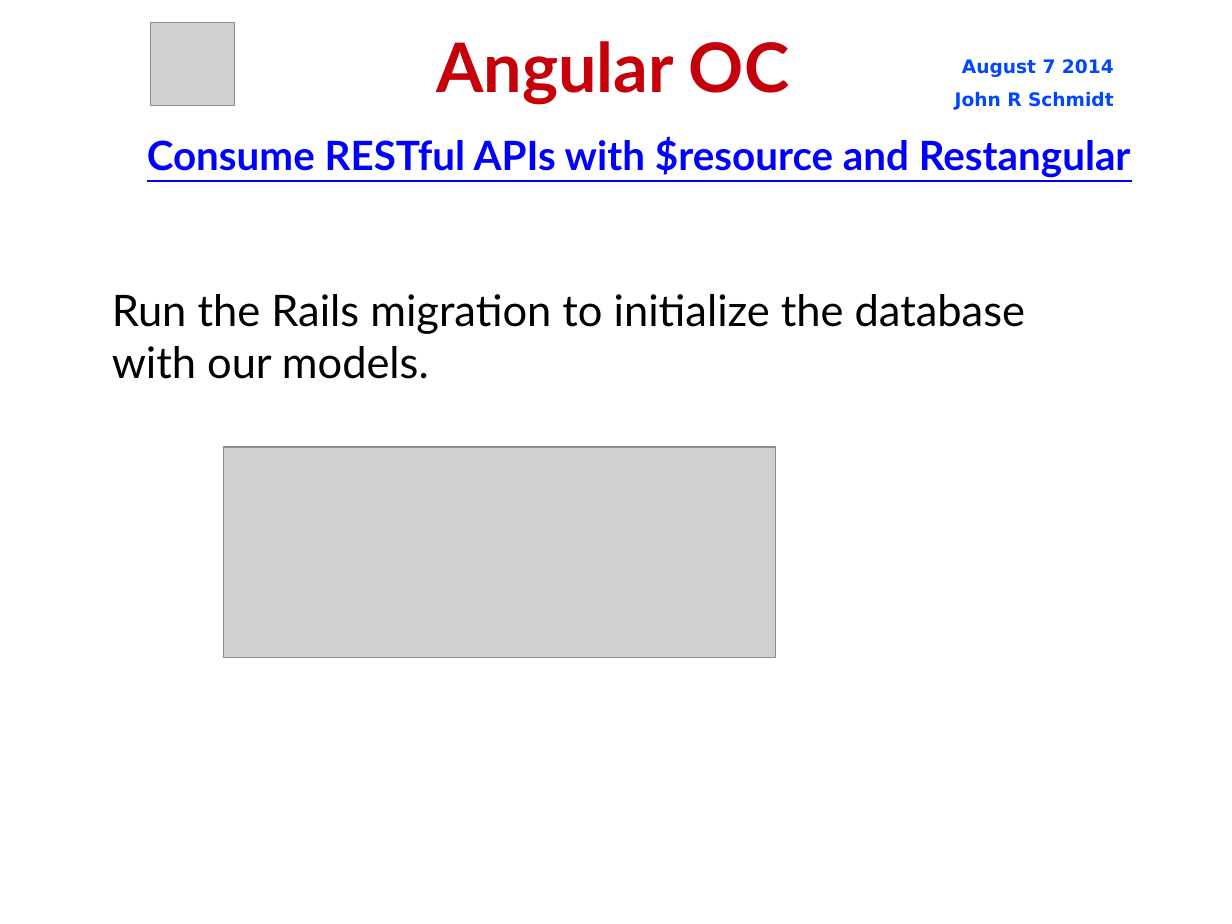
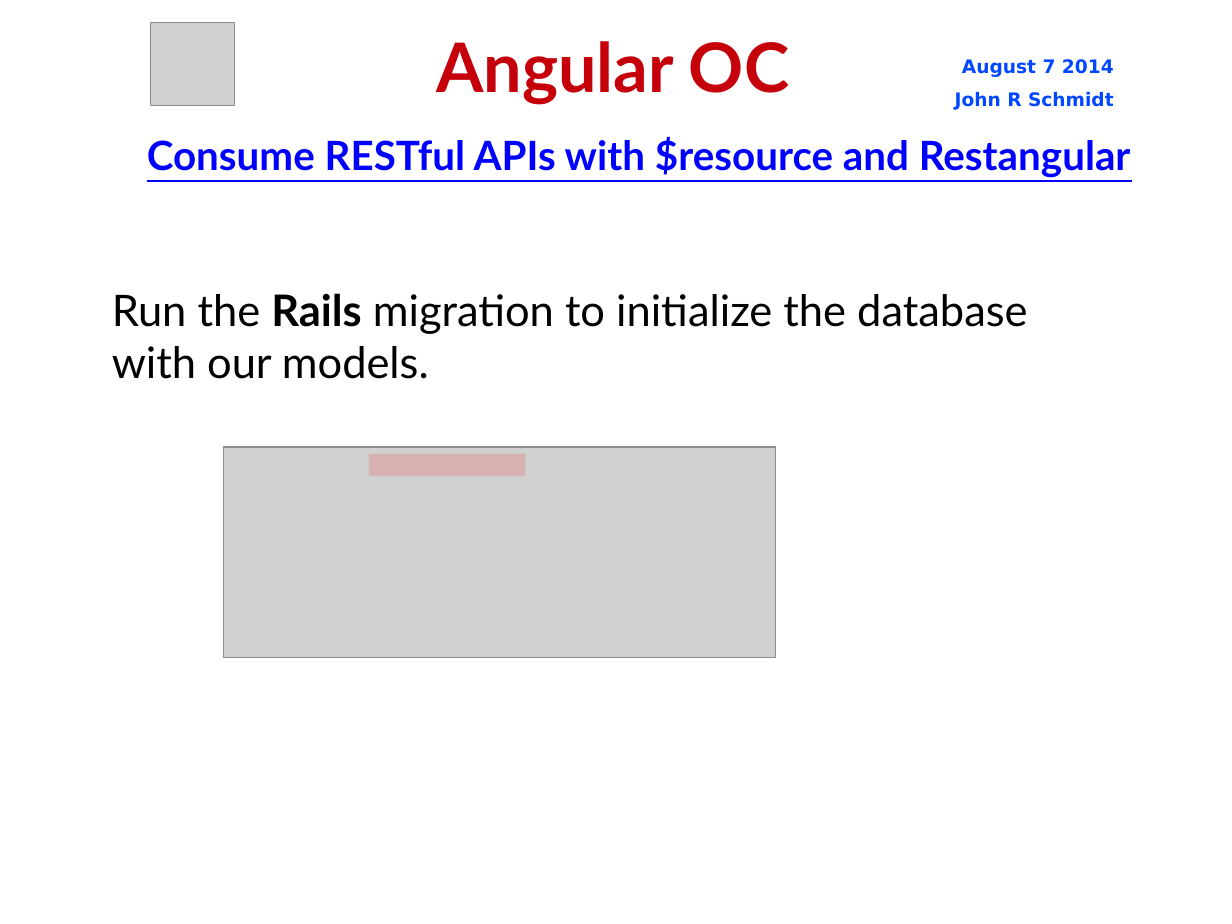
Before and after one commit to jrschmidt/fifa-angular-rest-demo, a slide deck: slide 12 of fifa.odp. Drawn at 1232x924 pixels with LibreOffice and Linux fonts; fonts in the diff are those of the drawing; grey boxes stand for pictures; background and template pictures are left out. Boxes give left, top, right and bottom in pixels: in the first picture for what was removed or moved away, otherwise in the second. Text is boxed around its words. In the diff, an @@ line names an element or a change of style, - is before the commit and + after.

```diff
--- a/fifa.odp
+++ b/fifa.odp
@@ subtitle "Run the Rails migration to ..." at <box>112,293,1027,379</box>: bold on in "Rails" @@
@@ line added from (369, 465) to (525, 465), #FF0000 14.4 pt @@
```
Also in this commit, not shown: 20 other slides changed, 1 slide removed, 2 other files.
